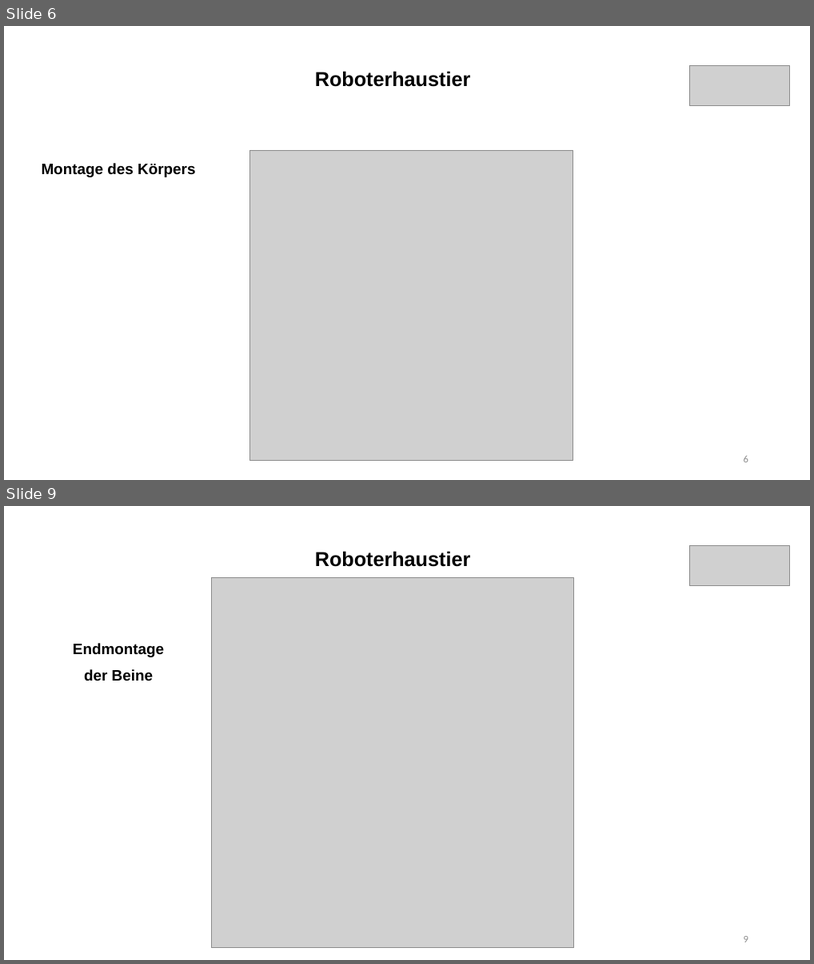
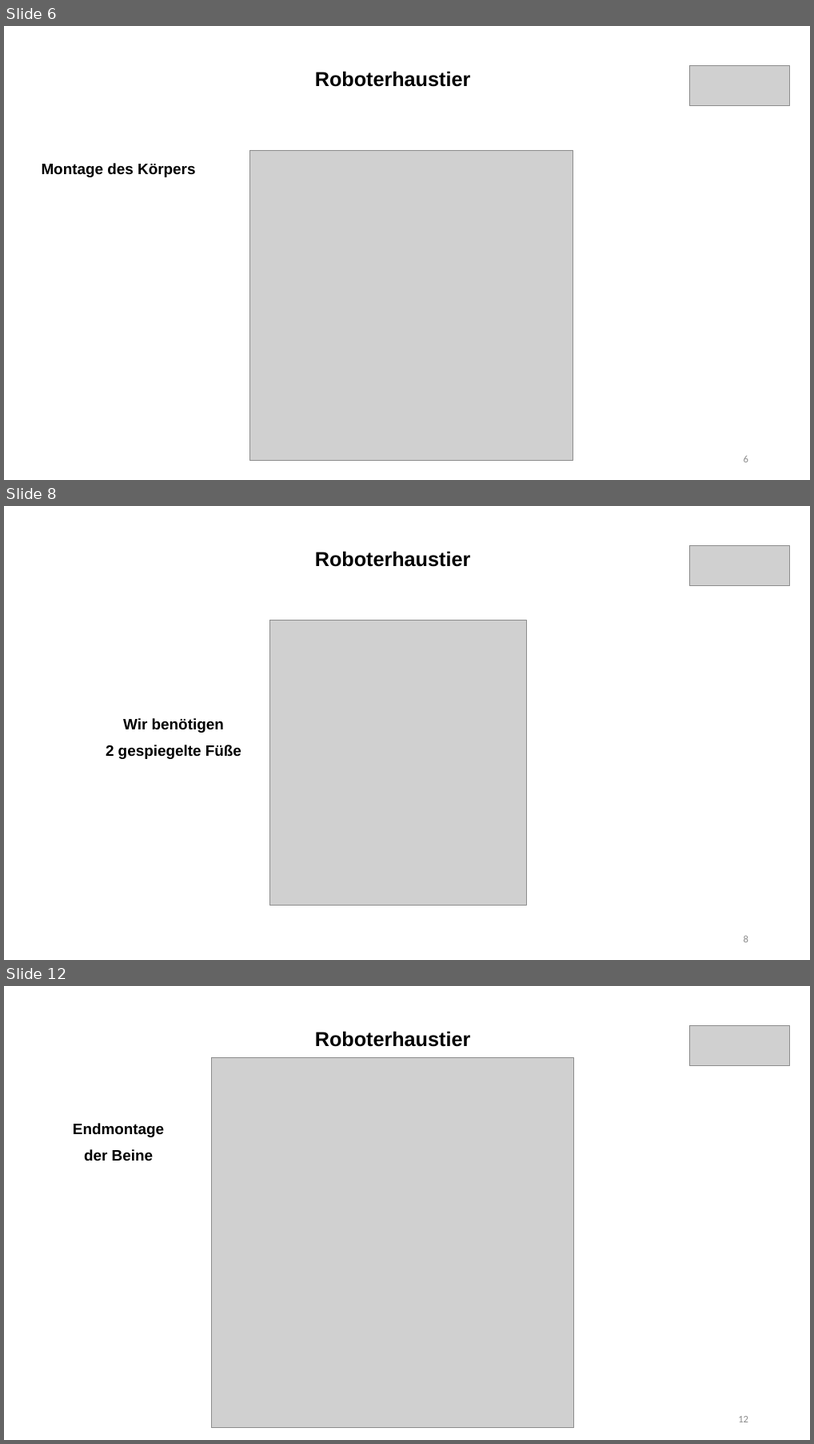
Before and after one commit to frankyhub/Egone, a slide deck: pdf/Roboterhaustier.pptx. Shown one above the other, each under a label of ours: slides 6 and 9 before the commit, slides 6, 8 and 12 after it; the slides between them are not shown. The pictures are 814x964 and 814x1444 pixels, drawn with LibreOffice and Linux fonts; fonts in the diff are those of the drawing; grey boxes stand for pictures. Boxes give left, top, right and bottom in pixels: in the first picture for what was removed or moved away, otherwise in the second. Text is boxed around its words. In the diff, an @@ line names an element or a change of style, - is before the commit and + after.

```diff
--- a/pdf/Roboterhaustier.pptx
+++ b/pdf/Roboterhaustier.pptx
@@ slide 8 added at <box>4,506,810,960</box>, background #FFFFFF @@
@@ subtitle added at <box>315,551,471,567</box>, 24 pt, text #000000, bold @@
+Roboterhaustier
@@ picture added at <box>690,545,790,585</box> @@
@@ picture added at <box>270,620,526,905</box> @@
@@ text added at <box>106,718,242,759</box>, 18 pt, text #000000, bold @@
+Wir benötigen
+2 gespiegelte Füße
@@ page number added at <box>744,935,749,942</box>, 12 pt, text #8C8C8C @@
+8
@@ what was slide 9 is now slide 12 @@
@@ page number at <box>738,1416,749,1422</box>: text changed @@
-9
+12
```
Also in this commit, not shown: 4 slides changed, 2 other slides added, 6 other files.
